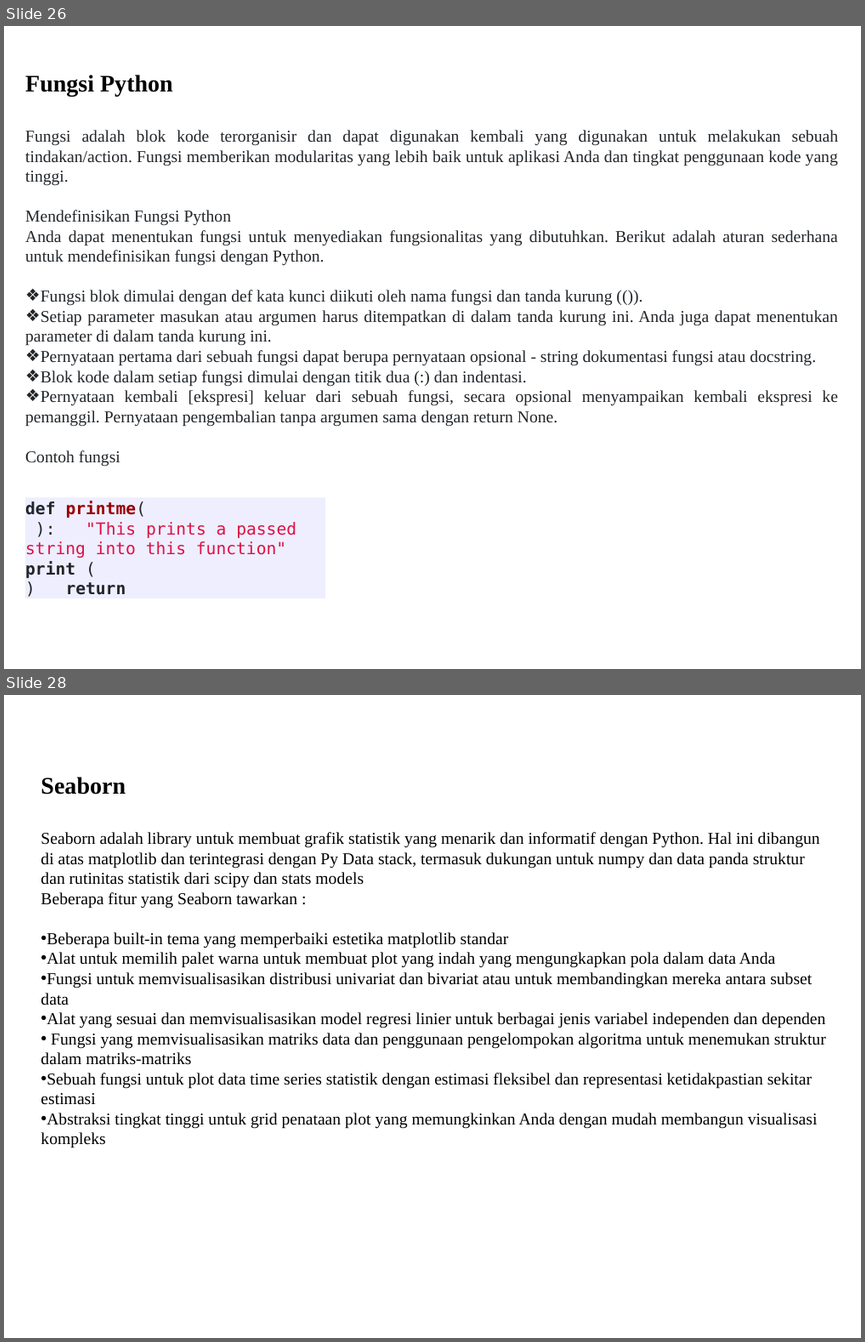
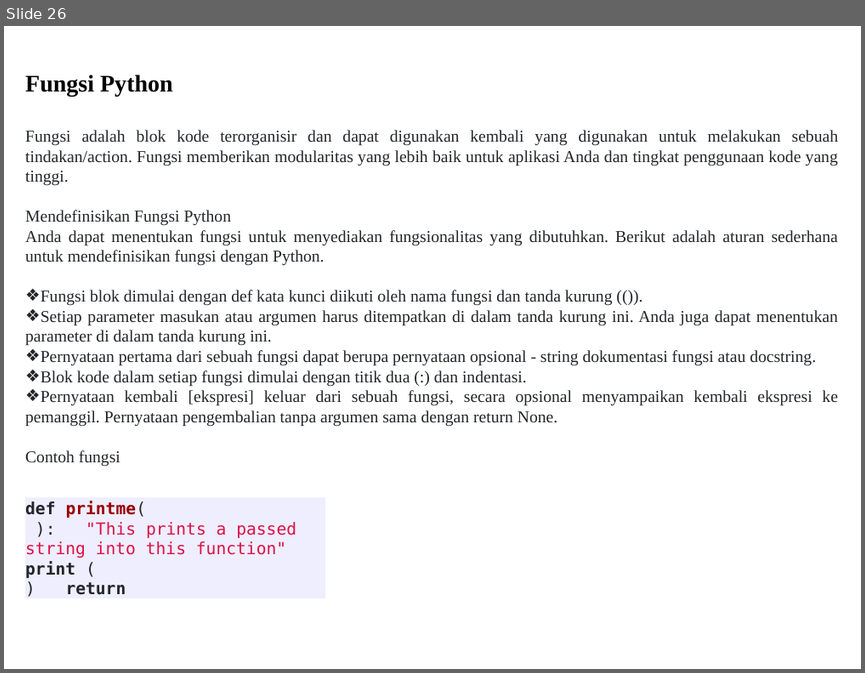
Before and after one commit to naufalhadiputra/Pengantar-Algoritma-Deep-Learning, a slide deck: Tugas1 (DeepLearning) PengenalanPython (NaufalHadiputra-55415004).pptx. Shown one above the other, each under a label of ours: slides 26 and 28 before the commit, slide 26 after it; the slides between them are not shown. The pictures are 865x1342 and 865x673 pixels, drawn with LibreOffice and Linux fonts; fonts in the diff are those of the drawing. Boxes give left, top, right and bottom in pixels: in the first picture for what was removed or moved away, otherwise in the second. Text is boxed around its words. In the diff, an @@ line names an element or a change of style, - is before the commit and + after.

Commit message:
Revert "Update Tugas1 (DeepLearning) PengenalanPython (NaufalHadiputra-55415004).pptx"
This reverts commit aa4505c7e563ed5ed29c46a4d01f80a1b6b44d28.

```diff
--- a/Tugas1 (DeepLearning) PengenalanPython (NaufalHadiputra-55415004).pptx
+++ b/Tugas1 (DeepLearning) PengenalanPython (NaufalHadiputra-55415004).pptx
@@ slide 28 removed at (x1=4, y1=695, x2=861, y2=1338), background #FFFFFF @@
@@ text removed at (x1=41, y1=777, x2=826, y2=1148) @@
-Seaborn
-Seaborn adalah library untuk membuat grafik statistik yang menarik dan informatif dengan Python. Hal ini dibangun di atas matplotlib dan terintegrasi dengan Py Data stack, termasuk dukungan untuk numpy dan data panda struktur dan rutinitas statistik dari scipy dan stats models
-Beberapa fitur yang Seaborn tawarkan :
-• Beberapa built-in tema yang memperbaiki estetika matplotlib standar
-• Alat untuk memilih palet warna untuk membuat plot yang indah yang mengungkapkan pola dalam data Anda
-• Fungsi untuk memvisualisasikan distribusi univariat dan bivariat atau untuk membandingkan mereka antara subset data
-• Alat yang sesuai dan memvisualisasikan model regresi linier untuk berbagai jenis variabel independen dan dependen
-• Fungsi yang memvisualisasikan matriks data dan penggunaan pengelompokan algoritma untuk menemukan struktur dalam matriks-matriks
-• Sebuah fungsi untuk plot data time series statistik dengan estimasi fleksibel dan representasi ketidakpastian sekitar estimasi
-• Abstraksi tingkat tinggi untuk grid penataan plot yang memungkinkan Anda dengan mudah membangun visualisasi kompleks
```
Also in this commit, not shown: 1 other slide removed.
